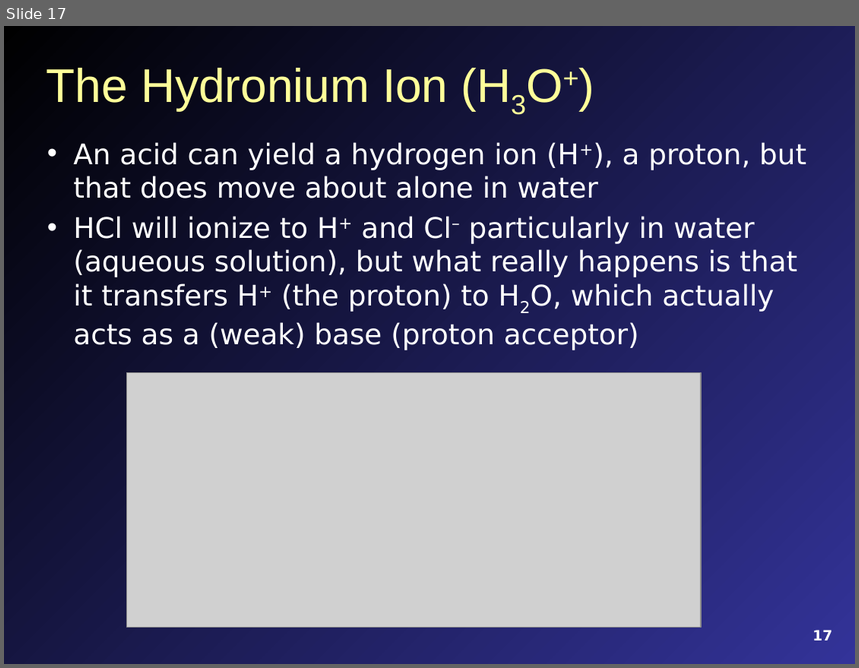
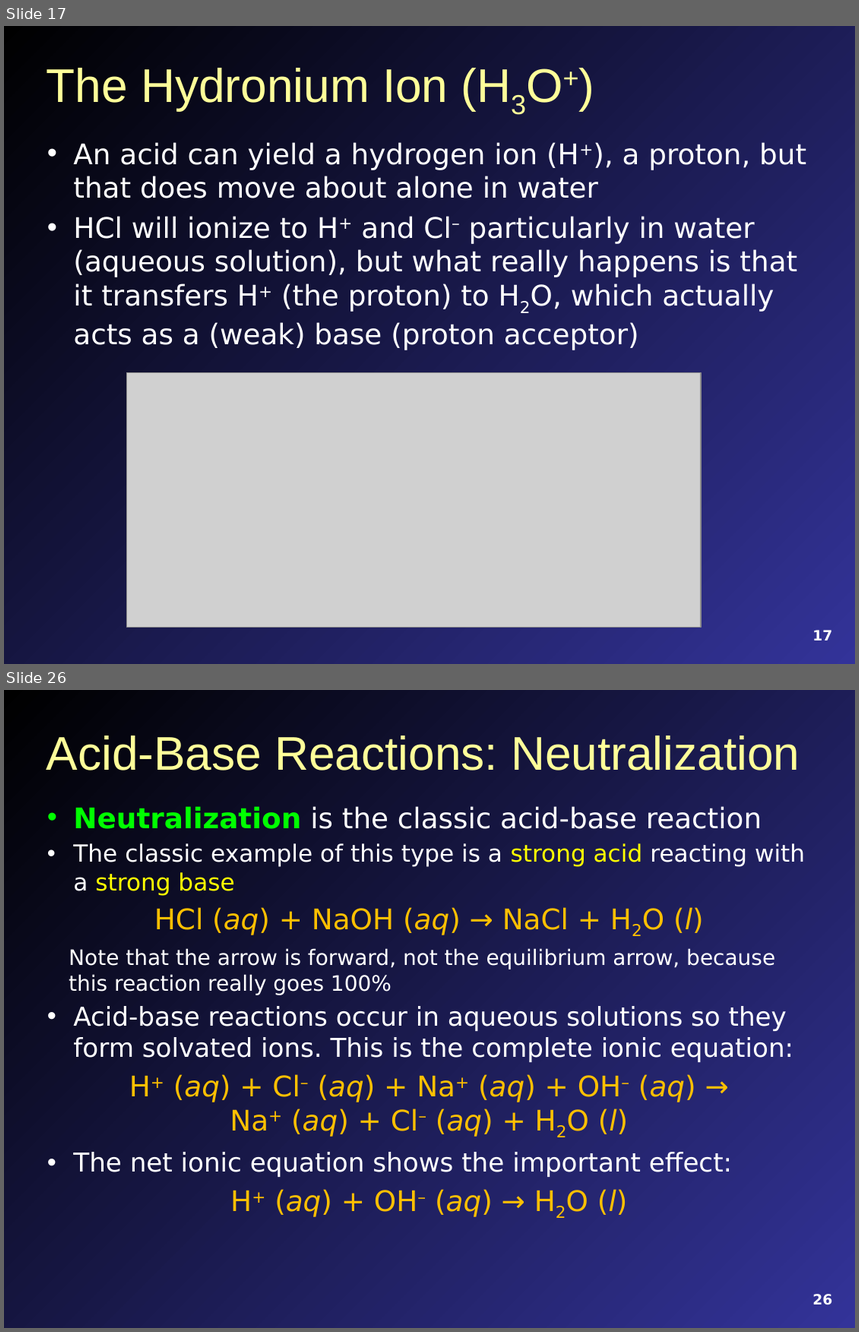
Before and after one commit to mavigozler/mavigozler.github.io, a slide deck: Teaching/Chemistry/Lecture Slides/FCC Chem 3A Chap 12 Content.pptx. Shown one above the other, each under a label of ours: slide 17 before the commit, slides 17 and 26 after it; the slides between them are not shown. The pictures are 859x668 and 859x1332 pixels, drawn with LibreOffice and Linux fonts; fonts in the diff are those of the drawing; grey boxes stand for pictures. Boxes give left, top, right and bottom in pixels: in the first picture for what was removed or moved away, otherwise in the second. Text is boxed around its words. In the diff, an @@ line names an element or a change of style, - is before the commit and + after.

```diff
--- a/Teaching/Chemistry/Lecture Slides/FCC Chem 3A Chap 12 Content.pptx
+++ b/Teaching/Chemistry/Lecture Slides/FCC Chem 3A Chap 12 Content.pptx
@@ slide 26 added at <box>4,690,855,1328</box>, background gradient #000000 to #333399 @@
@@ title added at <box>47,736,800,771</box>, 40 pt, text #FFFF99 @@
+Acid-Base Reactions: Neutralization
@@ text added at <box>69,806,805,1217</box>, 24 pt, text #FFFFFF @@
+• Neutralization is the classic acid-base reaction
+• The classic example of this type is a strong acid reacting with a strong base
+HCl (aq) + NaOH (aq) → NaCl + H2O (l)
+  Note that the arrow is forward, not the equilibrium arrow, because this reaction really goes 100%
+• Acid-base reactions occur in aqueous solutions so they form solvated ions. This is the complete ionic equation:
+H+ (aq) + Cl– (aq) + Na+ (aq) + OH– (aq) →
+Na+ (aq) + Cl– (aq) + H2O (l)
+• The net ionic equation shows the important effect:
+H+ (aq) + OH– (aq) → H2O (l)
@@ page number added at <box>813,1294,832,1306</box>, 12 pt, text #FFFFFF, bold @@
+26
```
Also in this commit, not shown: 27 other slides added, 2 slides removed, 5 other files.
